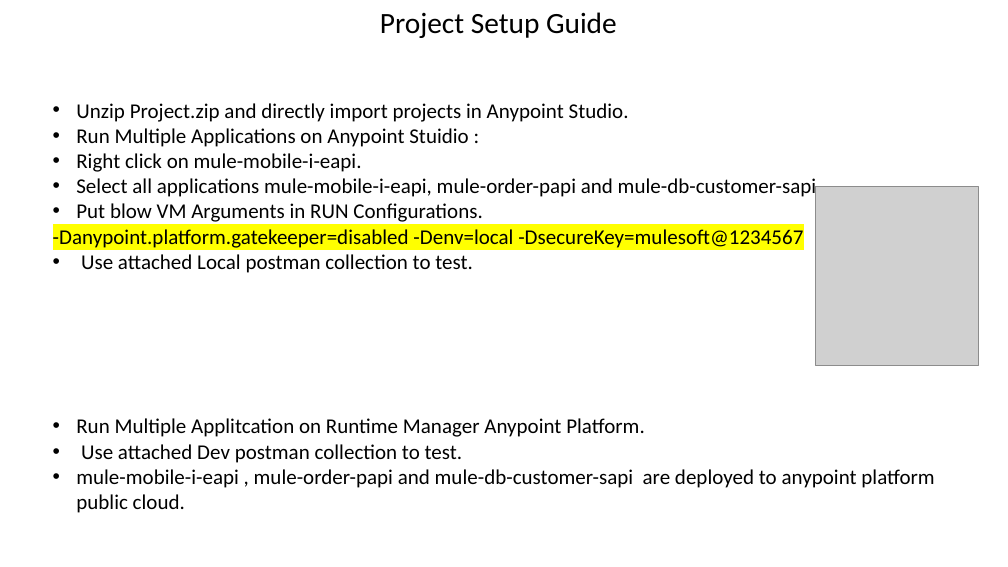
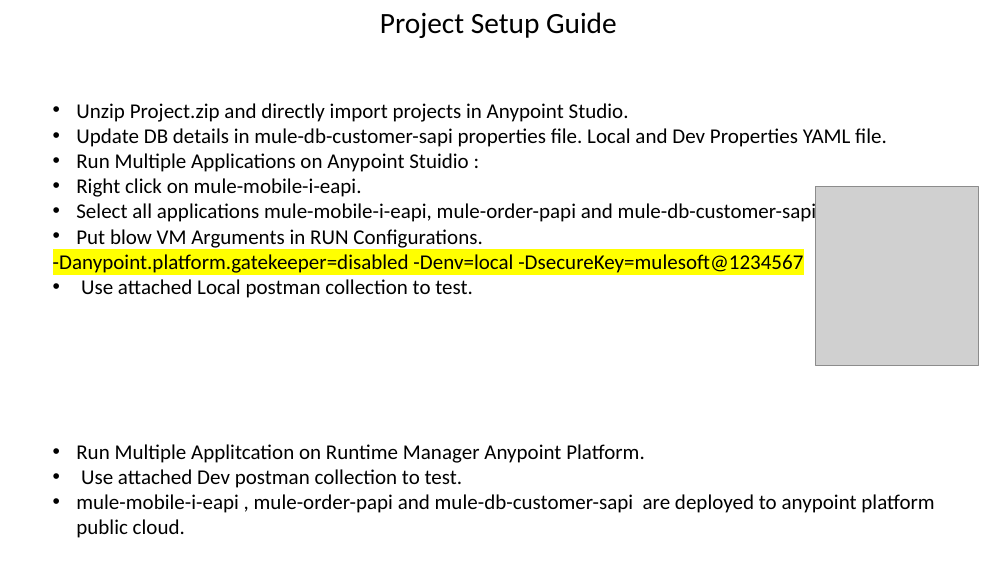
Before and after one commit to raviggu/My-Case-Study, a slide deck: slide 2 of CaseStudy-Setup.pptx. Drawn at 1008x567 pixels with LibreOffice and Linux fonts; fonts in the diff are those of the drawing; grey boxes stand for pictures. Boxes give left, top, right and bottom in pixels: in the first picture for what was removed or moved away, otherwise in the second. Text is boxed around its words. In the diff, an @@ line names an element or a change of style, - is before the commit and + after.

Commit message:
Updating Setup guide

```diff
--- a/CaseStudy-Setup.pptx
+++ b/CaseStudy-Setup.pptx
@@ text at [76, 128, 887, 147]: paragraph added @@
+• Update DB details in mule-db-customer-sapi properties file. Local and Dev Properties YAML file.
@@ text "Run Multiple Applitcation on Runtime ...": place and size @@
-text "Run Multiple Applitcation on Runtime ..." at [76, 418, 934, 513]
+text "Run Multiple Applitcation on Runtime ..." at [76, 444, 934, 538]
```
